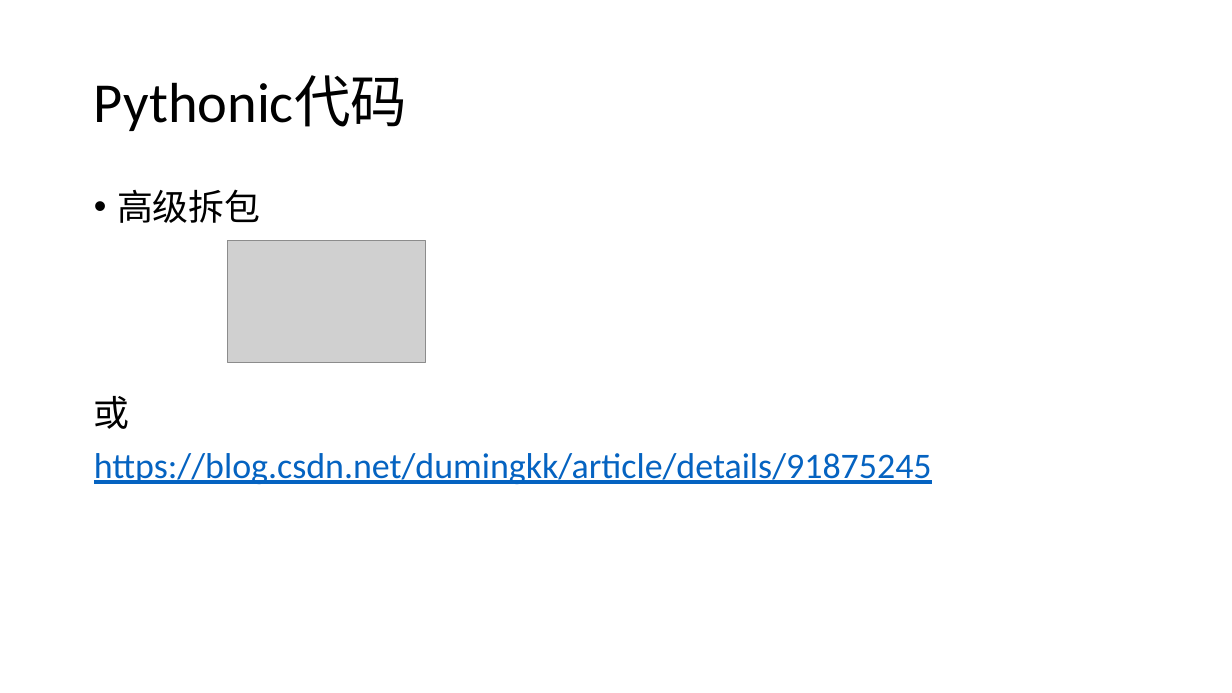
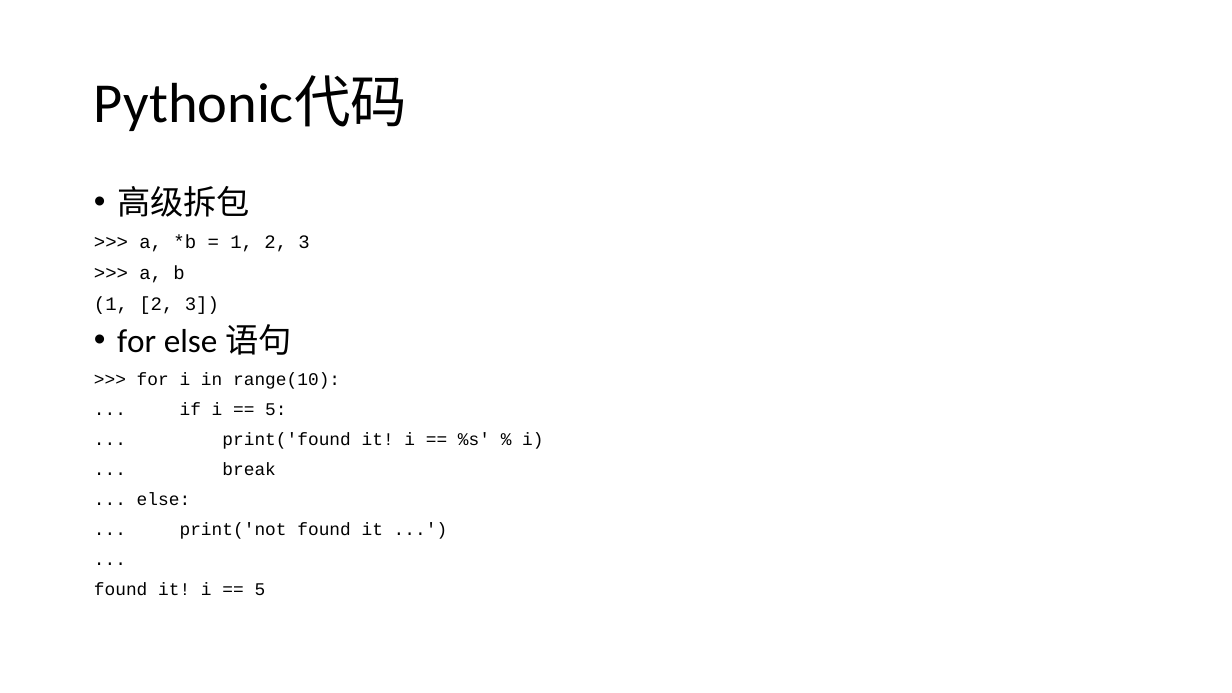
Before and after one commit to gougjp/test_auto, a slide deck: slide 12 of Python和自动化测试.pptx (slide 11 before the commit). Drawn at 1232x693 pixels with LibreOffice and Linux fonts; fonts in the diff are those of the drawing; grey boxes stand for pictures. Boxes give left, top, right and bottom in pixels: in the first picture for what was removed or moved away, otherwise in the second. Text is boxed around its words. In the diff, an @@ line names an element or a change of style, - is before the commit and + after.

```diff
--- a/Python和自动化测试.pptx
+++ b/Python和自动化测试.pptx
@@ text at [117,186,250,217]: size 28 to 25.9 pt in "高级拆包"; line spacing 0.9 to 0.8 @@
@@ text at [94,235,543,596]: text changed; size 28 to 13.9 pt; font Calibri to Courier New; text colour #0563C1 to #000000 @@
-或
-https://blog.csdn.net/dumingkk/article/details/91875245
+>>> a, *b = 1, 2, 3
+>>> a, b
+(1, [2, 3])
+• for else 语句
+>>> for i in range(10):
+... if i == 5:
+... print('found it! i == %s' % i)
+... break
+... else:
+... print('not found it ...')
+...
+found it! i == 5
@@ picture removed at [228,240,426,362] @@
```
Also in this commit, not shown: 3 other slides changed, 7 slides added.
